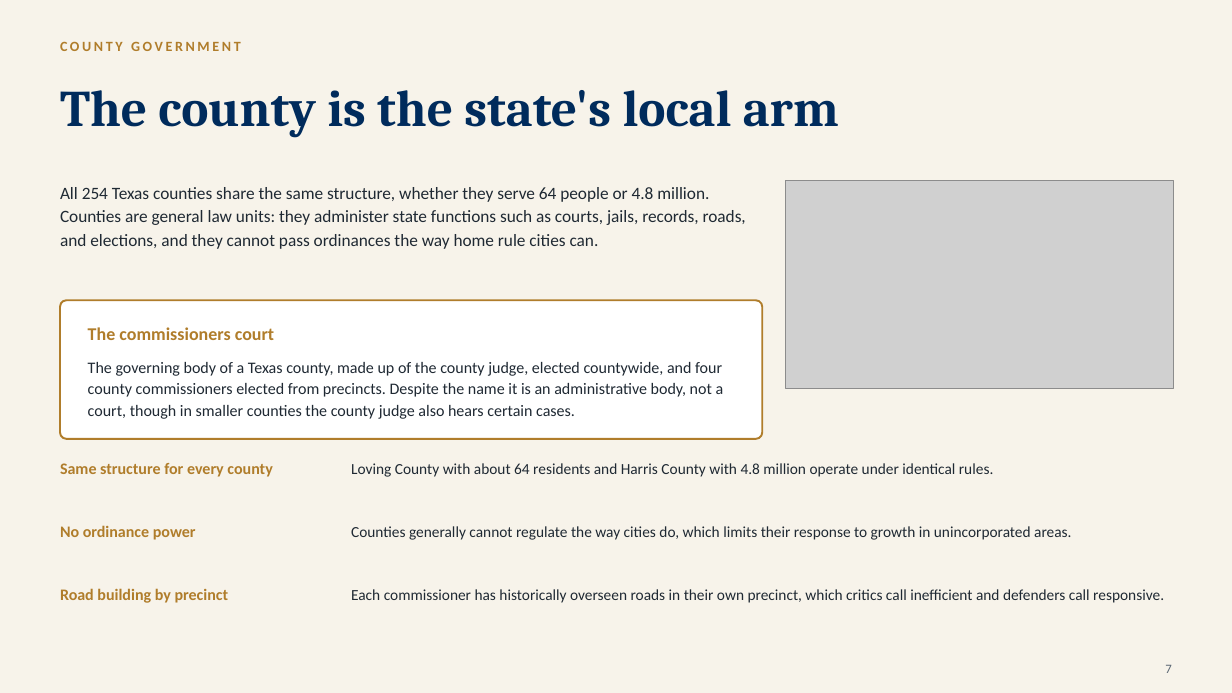
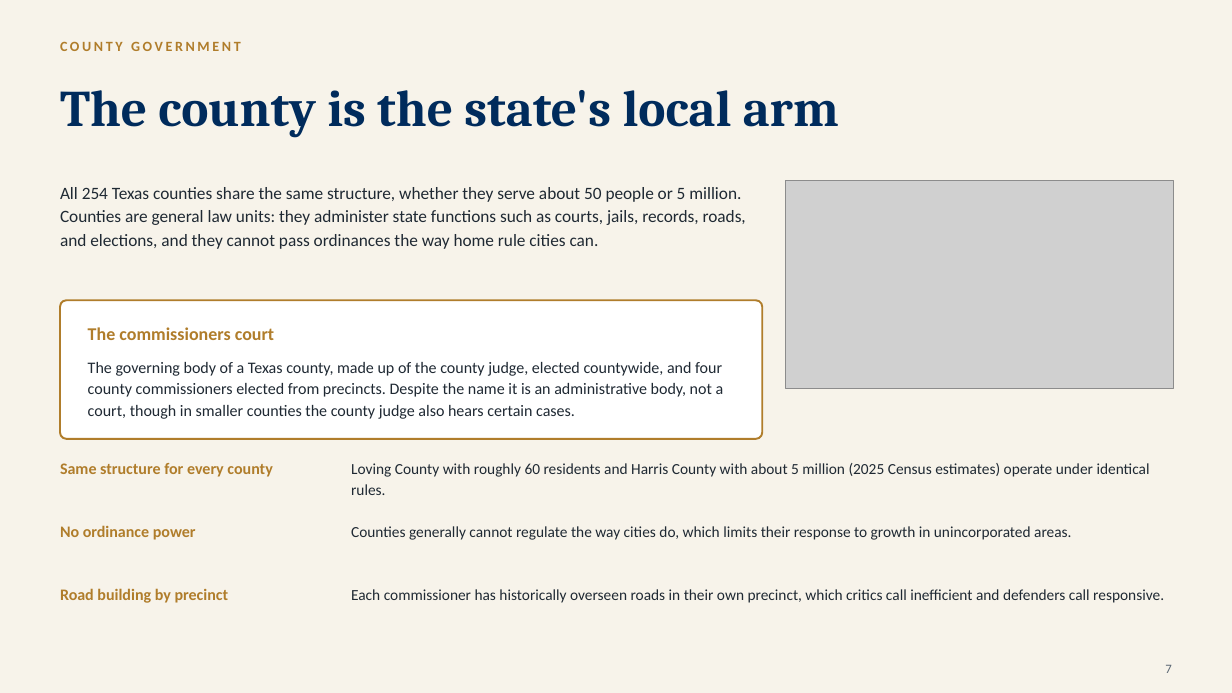
Before and after one commit to ProfessorJaredAlanStewart/texas-govt-modules, a slide deck: slide 8 of slides/Chapter 07 - Local Government (Lecture Deck).pptx. Drawn at 1232x693 pixels with LibreOffice and Linux fonts; fonts in the diff are those of the drawing; grey boxes stand for pictures. Boxes give left, top, right and bottom in pixels: in the first picture for what was removed or moved away, otherwise in the second. Text is boxed around its words. In the diff, an @@ line names an element or a change of style, - is before the commit and + after.

```diff
--- a/slides/Chapter 07 - Local Government (Lecture Deck).pptx
+++ b/slides/Chapter 07 - Local Government (Lecture Deck).pptx
@@ text at bbox=[60, 187, 746, 249]: text changed @@
-All 254 Texas counties share the same structure, whether they serve 64 people or 4.8 million. Counties are general law units: they administer state functions such as courts, jails, records, roads, and elections, and they cannot pass ordinances the way home rule cities can.
+All 254 Texas counties share the same structure, whether they serve about 50 people or 5 million. Counties are general law units: they administer state functions such as courts, jails, records, roads, and elections, and they cannot pass ordinances the way home rule cities can.
@@ text at bbox=[351, 463, 1150, 495]: text changed @@
-Loving County with about 64 residents and Harris County with 4.8 million operate under identical rules.
+Loving County with roughly 60 residents and Harris County with about 5 million (2025 Census estimates) operate under identical rules.
```
Also in this commit, not shown: 3 other slides changed, 58 other files.
